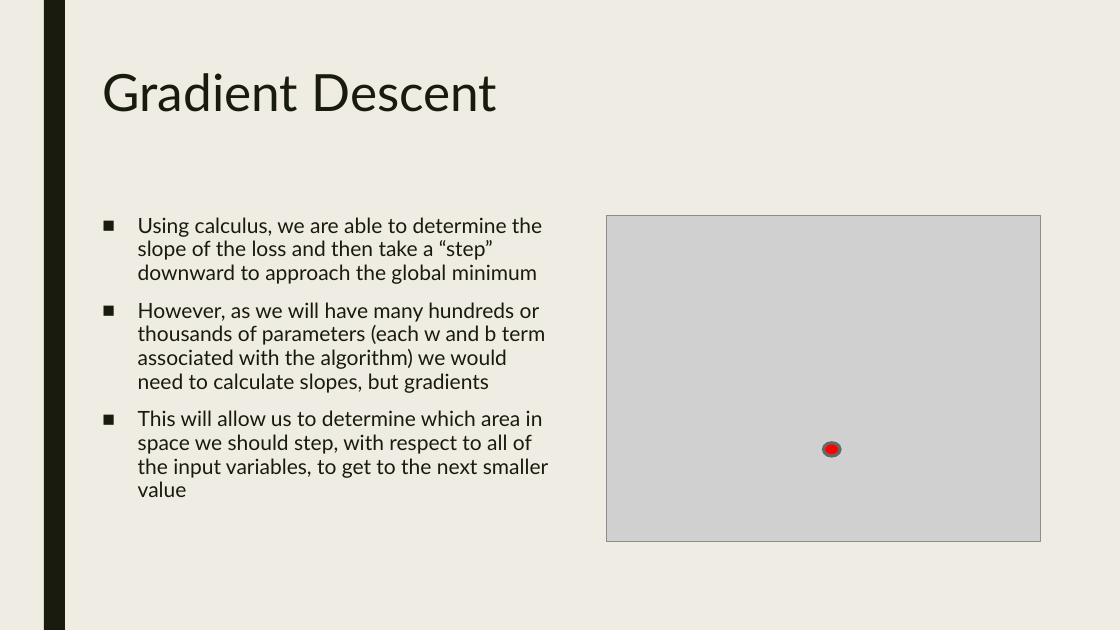
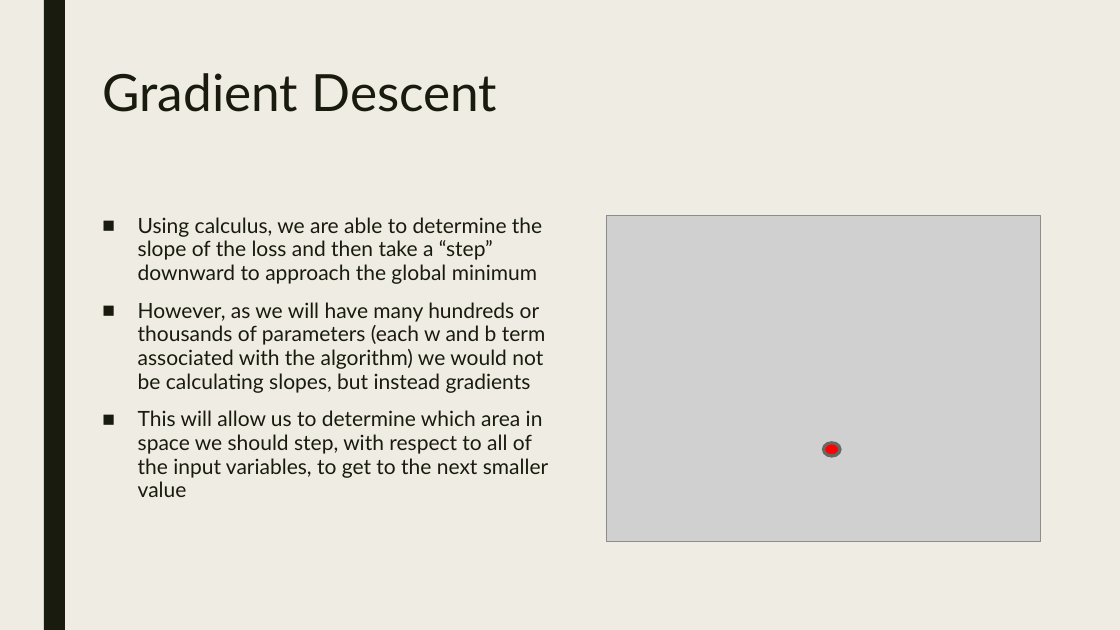
Before and after one commit to akiljames83/MacAI-2018, a slide deck: slide 13 of Lessons/Lesson2.pptx (slide 14 before the commit). Drawn at 1120x630 pixels with LibreOffice and Linux fonts; fonts in the diff are those of the drawing; grey boxes stand for pictures. Boxes give left, top, right and bottom in pixels: in the first picture for what was removed or moved away, otherwise in the second. Text is boxed around its words. In the diff, an @@ line names an element or a change of style, - is before the commit and + after.

```diff
--- a/Lessons/Lesson2.pptx
+++ b/Lessons/Lesson2.pptx
@@ text at bbox=[138, 302, 545, 393]: text changed @@
-■ However, as we will have many hundreds or thousands of parameters (each w and b term associated with the algorithm) we would need to calculate slopes, but gradients
+■ However, as we will have many hundreds or thousands of parameters (each w and b term associated with the algorithm) we would not be calculating slopes, but instead gradients
```
Also in this commit, not shown: 5 other slides changed, 2 slides added, 2 slides removed.
